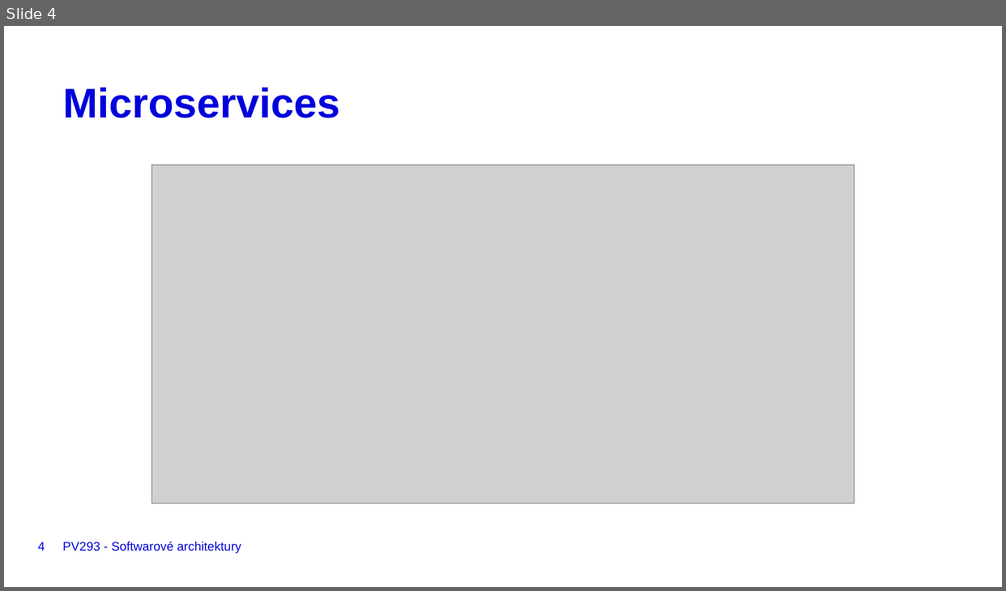
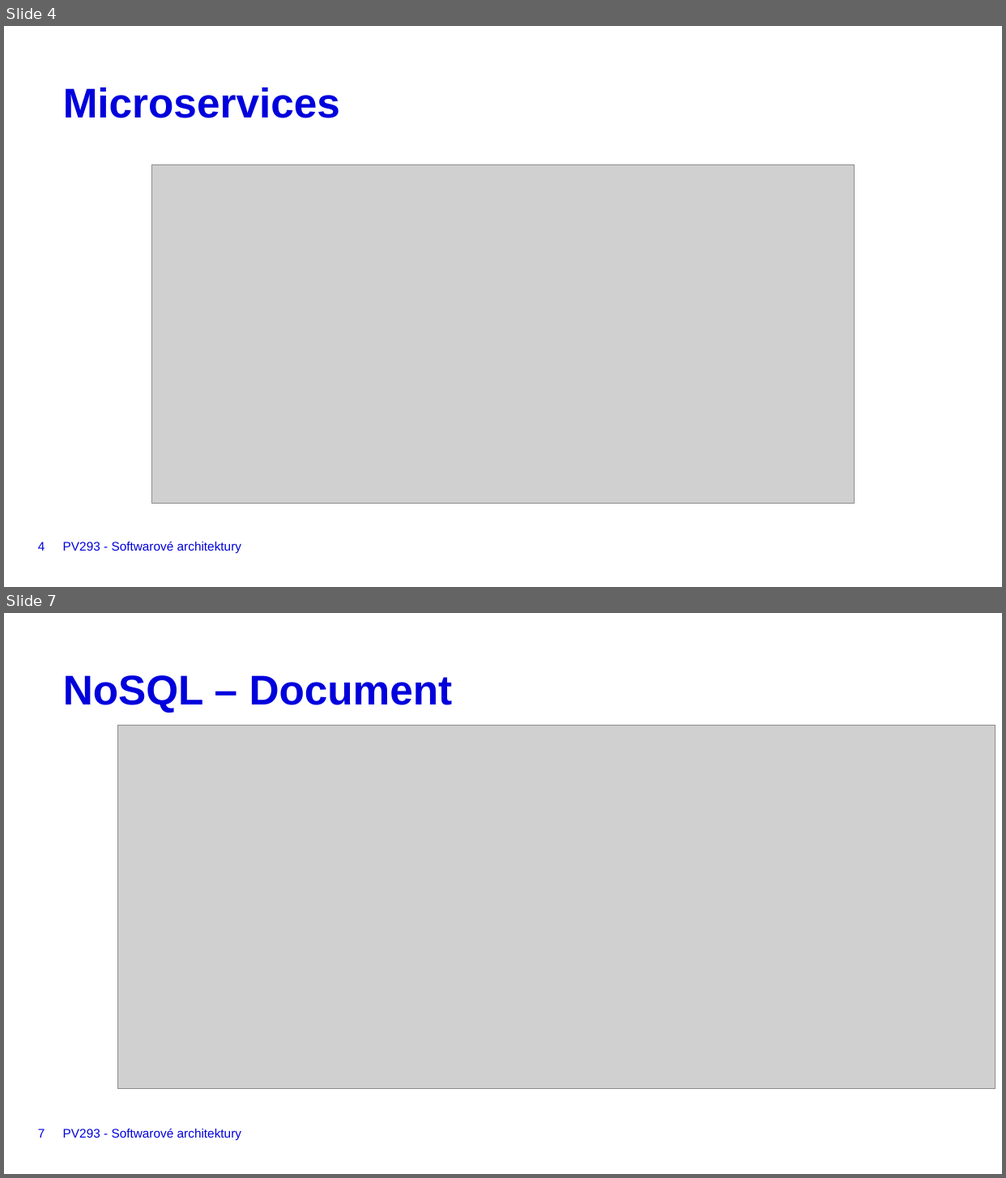
Before and after one commit to Jatasi98/PV293-Seminar, a slide deck: Presentations/Presentation09.pptx. Shown one above the other, each under a label of ours: slide 4 before the commit, slides 4 and 7 after it; the slides between them are not shown. The pictures are 1006x591 and 1006x1178 pixels, drawn with LibreOffice and Linux fonts; fonts in the diff are those of the drawing; grey boxes stand for pictures; background and template pictures are left out. Boxes give left, top, right and bottom in pixels: in the first picture for what was removed or moved away, otherwise in the second. Text is boxed around its words. In the diff, an @@ line names an element or a change of style, - is before the commit and + after.

```diff
--- a/Presentations/Presentation09.pptx
+++ b/Presentations/Presentation09.pptx
@@ slide 7 added at (x1=4, y1=613, x2=1002, y2=1174), background #FFFFFF @@
@@ title added at (x1=63, y1=675, x2=453, y2=713), 40 pt, text #0000DC, bold @@
+NoSQL – Document
@@ picture added at (x1=117, y1=725, x2=995, y2=1088) @@
@@ page number added at (x1=38, y1=1129, x2=45, y2=1138), 12 pt, text #0000DC @@
+7
@@ text added at (x1=63, y1=1128, x2=241, y2=1140), 12 pt, text #0000DC @@
+PV293 - Softwarové architektury
```
Also in this commit, not shown: 2 other slides added.
